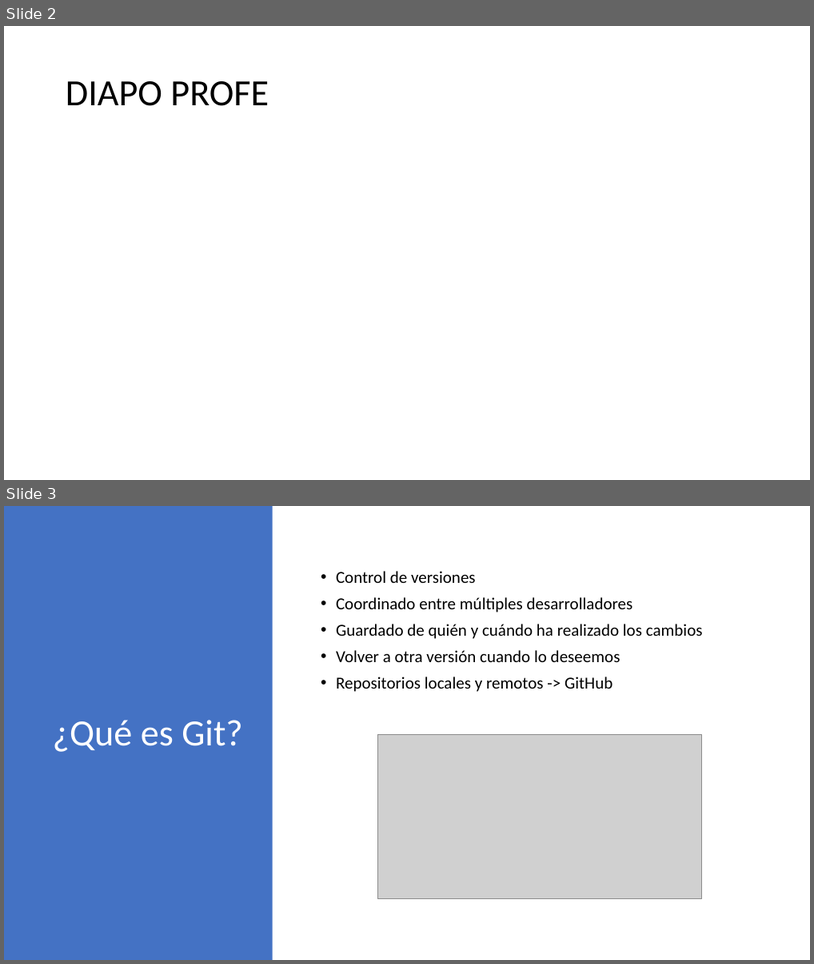
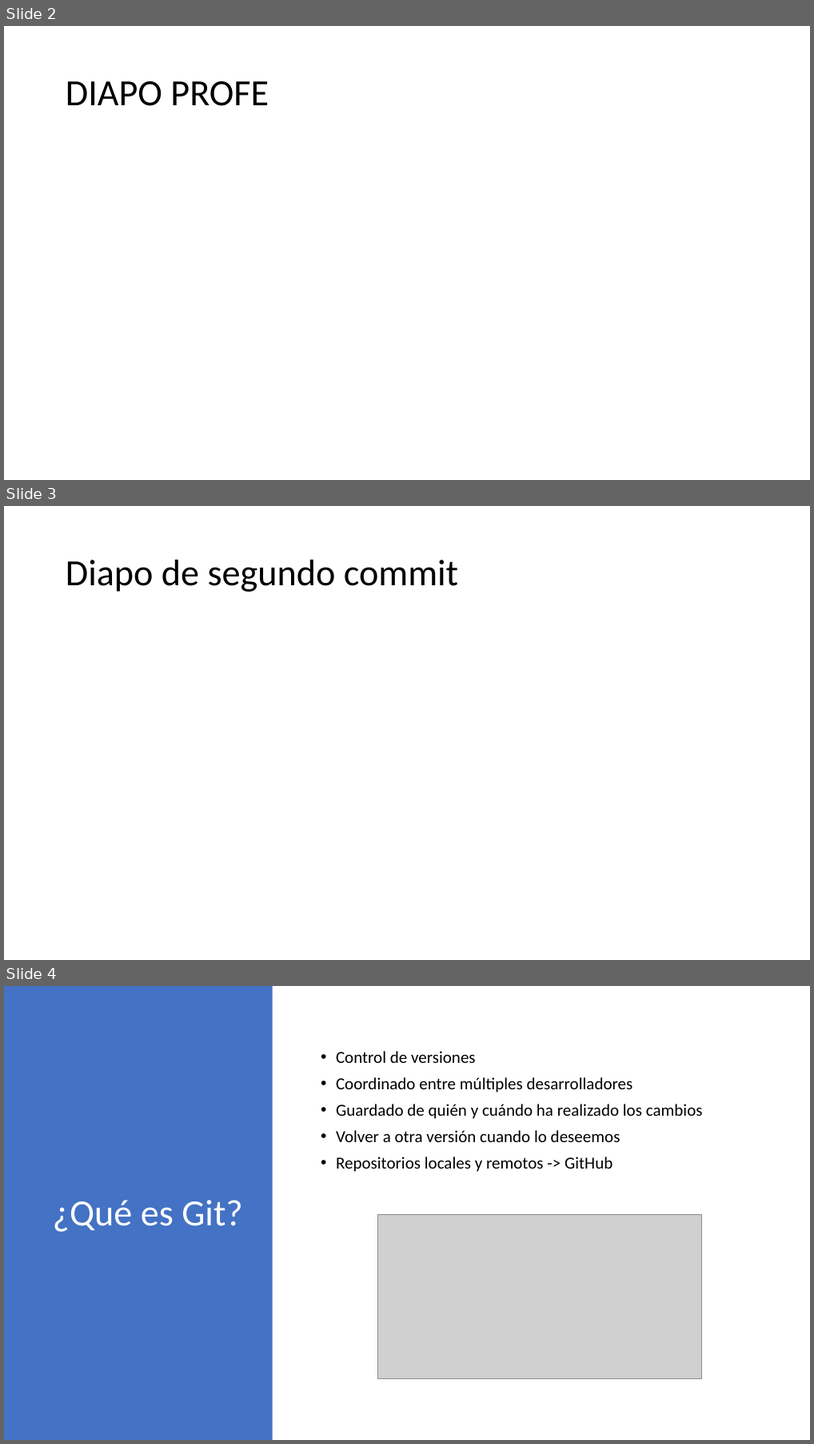
Before and after one commit to miriamdreyer/thebridge, a slide deck: 0_Ramp_Up/documentos/Taller GitHub.pptx. Shown one above the other, each under a label of ours: slides 2 and 3 before the commit, slides 2, 3 and 4 after it. The pictures are 814x964 and 814x1444 pixels, drawn with LibreOffice and Linux fonts; fonts in the diff are those of the drawing; grey boxes stand for pictures. Boxes give left, top, right and bottom in pixels: in the first picture for what was removed or moved away, otherwise in the second. Text is boxed around its words. In the diff, an @@ line names an element or a change of style, - is before the commit and + after.

Commit message:
replico imagen error y segunda diapo para commit

```diff
--- a/0_Ramp_Up/documentos/Taller GitHub.pptx
+++ b/0_Ramp_Up/documentos/Taller GitHub.pptx
@@ slide 3 added at (4, 506, 810, 960), background #FFFFFF @@
@@ title added at (66, 560, 458, 592), 44 pt, text #000000 @@
+Diapo de segundo commit
@@ what was slide 3 is now slide 4 @@
```
Also in this commit, not shown: 1 other file.
